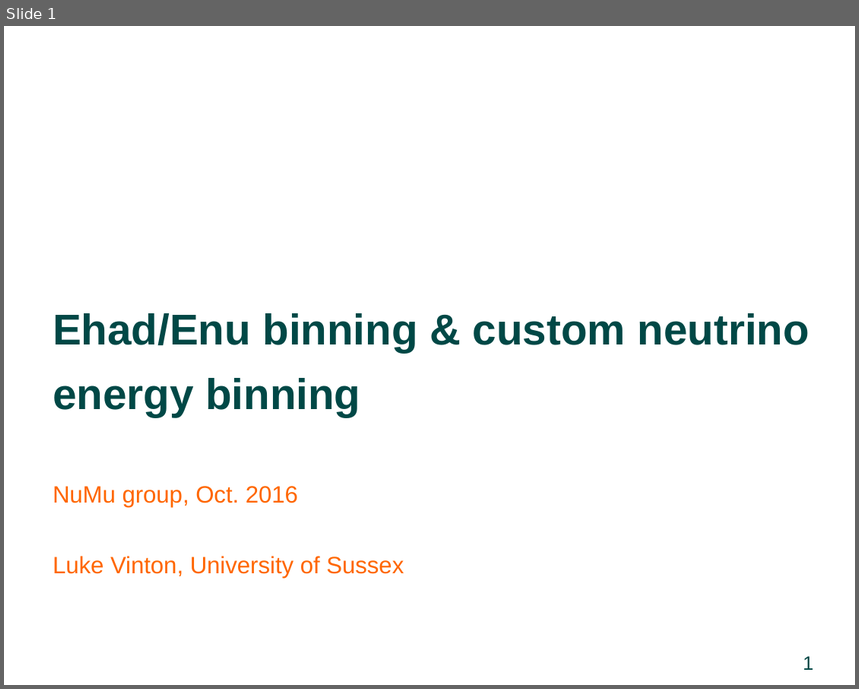
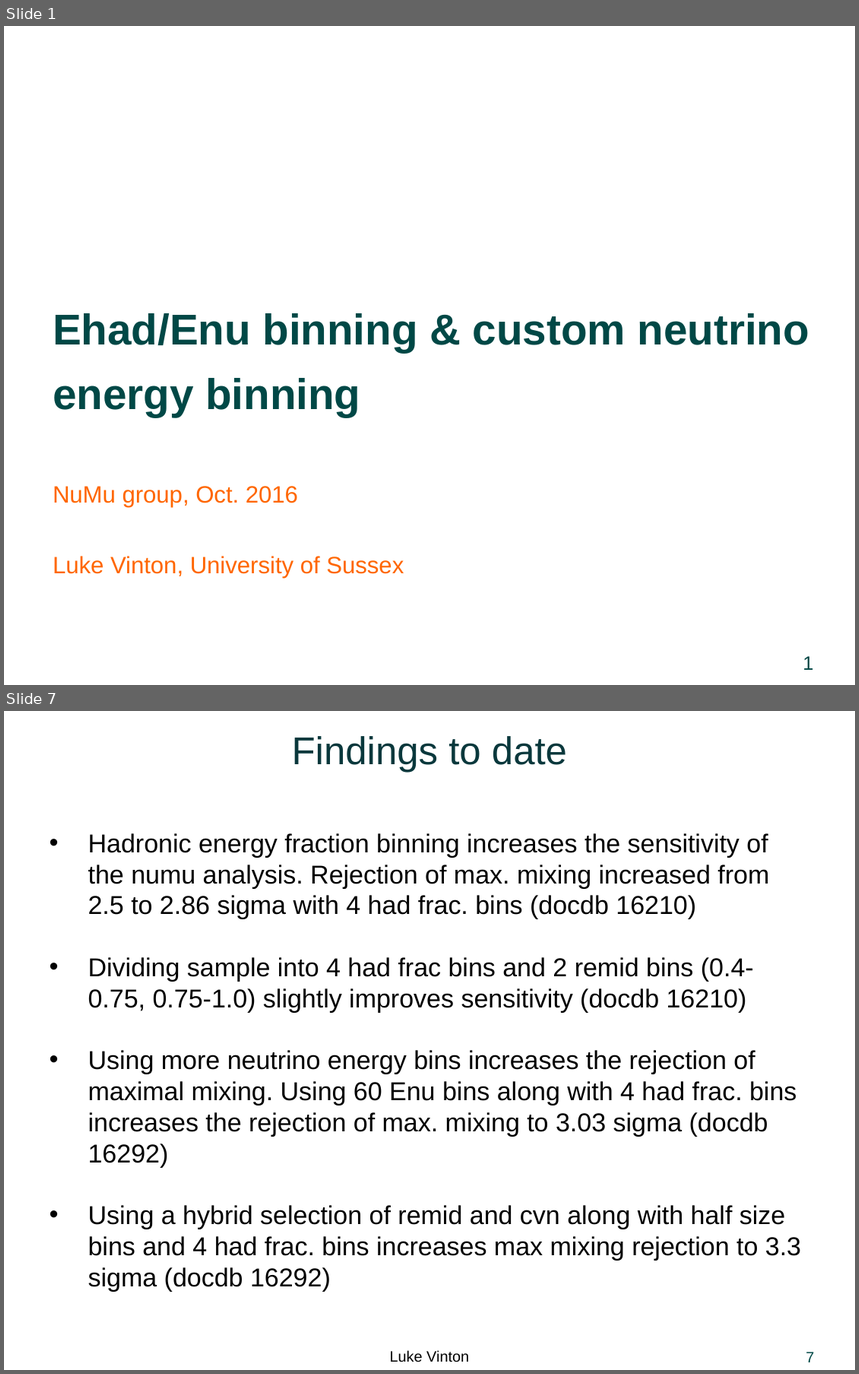
Before and after one commit to LukeJVinton/Thesis-, a slide deck: Presentations/NumuCollabMeeting_resBinning_energyBinShare_CustomBinning.pptx. Shown one above the other, each under a label of ours: slide 1 before the commit, slides 1 and 7 after it; the slides between them are not shown. The pictures are 859x689 and 859x1374 pixels, drawn with LibreOffice and Linux fonts; fonts in the diff are those of the drawing; background and template pictures are left out. Boxes give left, top, right and bottom in pixels: in the first picture for what was removed or moved away, otherwise in the second. Text is boxed around its words. In the diff, an @@ line names an element or a change of style, - is before the commit and + after.

```diff
--- a/Presentations/NumuCollabMeeting_resBinning_energyBinShare_CustomBinning.pptx
+++ b/Presentations/NumuCollabMeeting_resBinning_energyBinShare_CustomBinning.pptx
@@ slide 7 added at box(4, 711, 855, 1370), background #FFFFFF @@
@@ title added at box(292, 736, 567, 772), 36 pt, text #0A383C @@
+Findings to date
@@ text added at box(88, 833, 801, 1291), 24 pt, text #000000 @@
+• Hadronic energy fraction binning increases the sensitivity of the numu analysis. Rejection of max. mixing increased from 2.5 to 2.86 sigma with 4 had frac. bins (docdb 16210)
+• Dividing sample into 4 had frac bins and 2 remid bins (0.4-0.75, 0.75-1.0) slightly improves sensitivity (docdb 16210)
+• Using more neutrino energy bins increases the rejection of maximal mixing. Using 60 Enu bins along with 4 had frac. bins increases the rejection of max. mixing to 3.03 sigma (docdb 16292)
+• Using a hybrid selection of remid and cvn along with half size bins and 4 had frac. bins increases max mixing rejection to 3.3 sigma (docdb 16292)
@@ text added at box(390, 1350, 469, 1362), 14 pt, text #000000 @@
+Luke Vinton
@@ page number added at box(806, 1352, 814, 1362), 14 pt, text #004846 @@
+7
```
Also in this commit, not shown: 5 slides changed, 16 other slides added, 2 slides removed.
